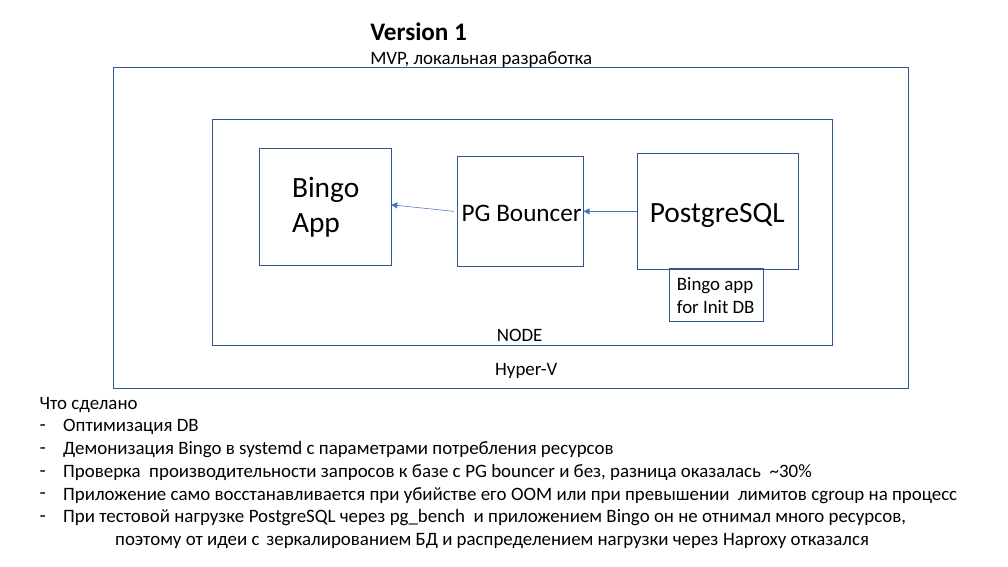
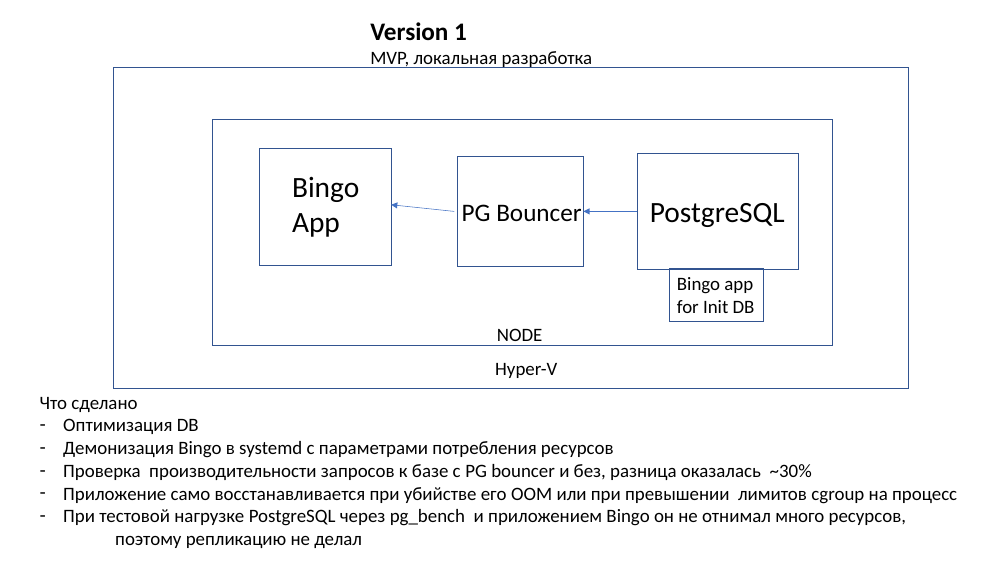
Before and after one commit to runalsh/yandex-young-devops-training, a slide deck: slide 9 of presentation.pptx (slide 8 before the commit). Drawn at 1008x567 pixels with LibreOffice and Linux fonts; fonts in the diff are those of the drawing. Boxes give left, top, right and bottom in pixels: in the first picture for what was removed or moved away, otherwise in the second. Text is boxed around its words. In the diff, an @@ line names an element or a change of style, - is before the commit and + after.

```diff
--- a/presentation.pptx
+++ b/presentation.pptx
@@ text at [115,536,362,548]: text changed @@
-поэтому от идеи с зеркалированием БД и распределением нагрузки через Haproxy отказался
+поэтому репликацию не делал
```
Also in this commit, not shown: 8 slides added, 4 slides removed, 19 other files.
